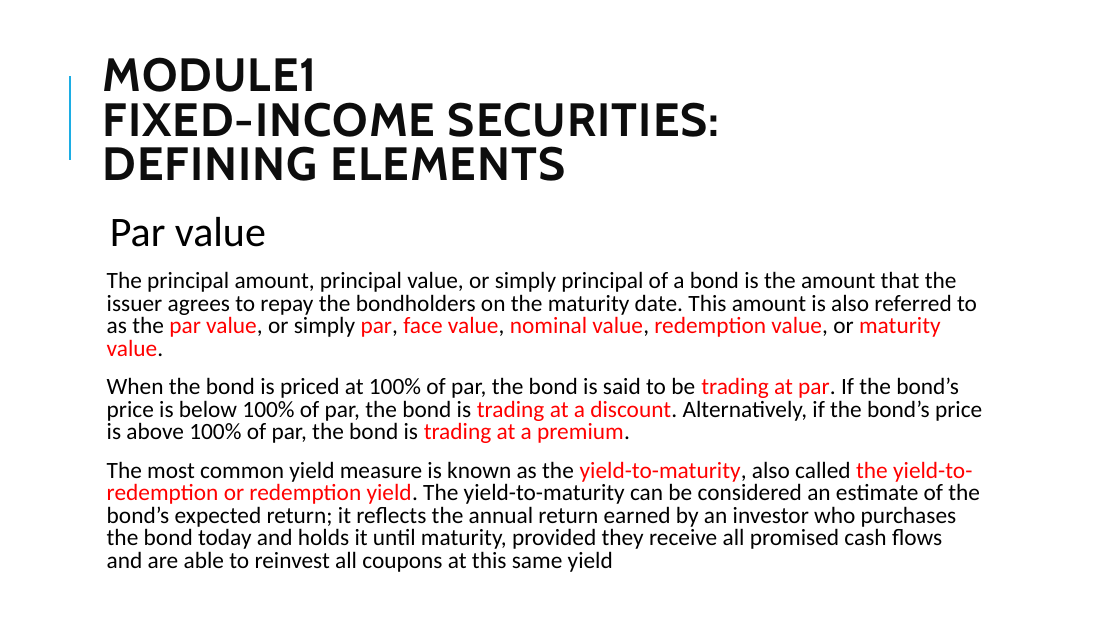
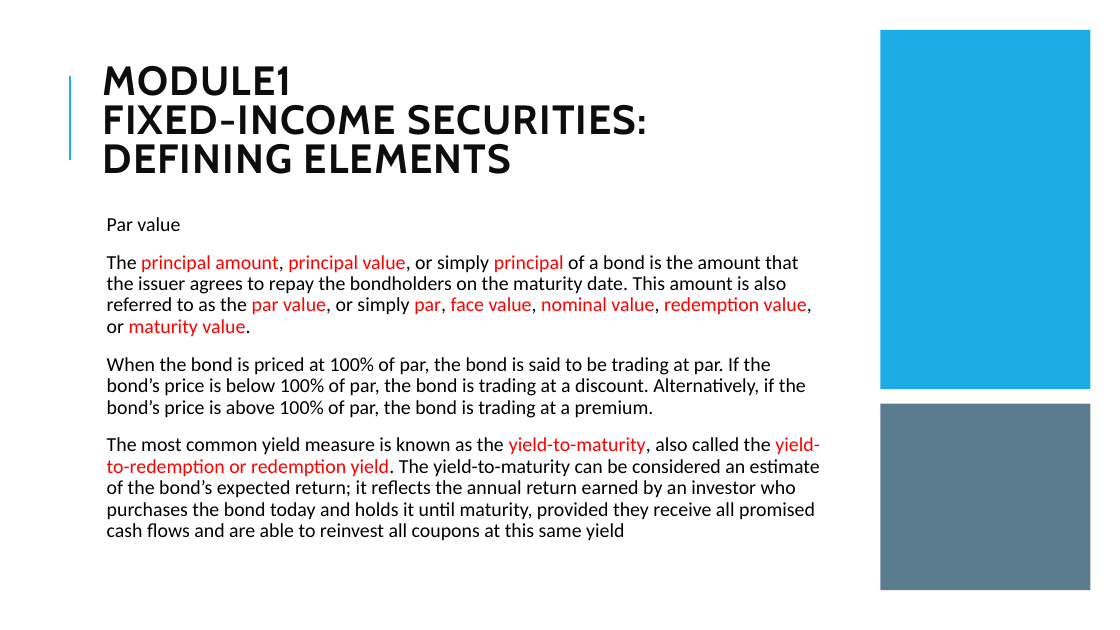
Before and after one commit to Isco0530/data, a slide deck: slide 6 of Fixed Income.pptx. Drawn at 1120x630 pixels with LibreOffice and Linux fonts; fonts in the diff are those of the drawing. Boxes give left, top, right and bottom in pixels: in the first picture for what was removed or moved away, otherwise in the second. Text is boxed around its words. In the diff, an @@ line names an element or a change of style, - is before the commit and + after.

```diff
--- a/Fixed Income.pptx
+++ b/Fixed Income.pptx
@@ title "MODULE1 FIXED-INCOME SECURITIES: DEFINING ELEMENTS" at bbox=[102, 66, 647, 174]: size 40 to 35 pt @@
@@ rectangle added at bbox=[881, 30, 1091, 389], fill #1CADE4 @@
@@ text "Par value" at bbox=[107, 217, 820, 541]: size 36 to 17 pt in "Par value"; size 20 to 17 pt; text colour #000000 to #FF0000 in "principal amount, principal value, principal"; text colour #FF0000 to #000000 in "trading at par. trading at a discount. ...", "the"; line spacing 0.8 to 0.9 @@
@@ rectangle added at bbox=[881, 404, 1091, 591], fill #335B74 at 80% opacity @@
```
Also in this commit, not shown: 7 other slides changed, 2 slides added, 1 other file.
